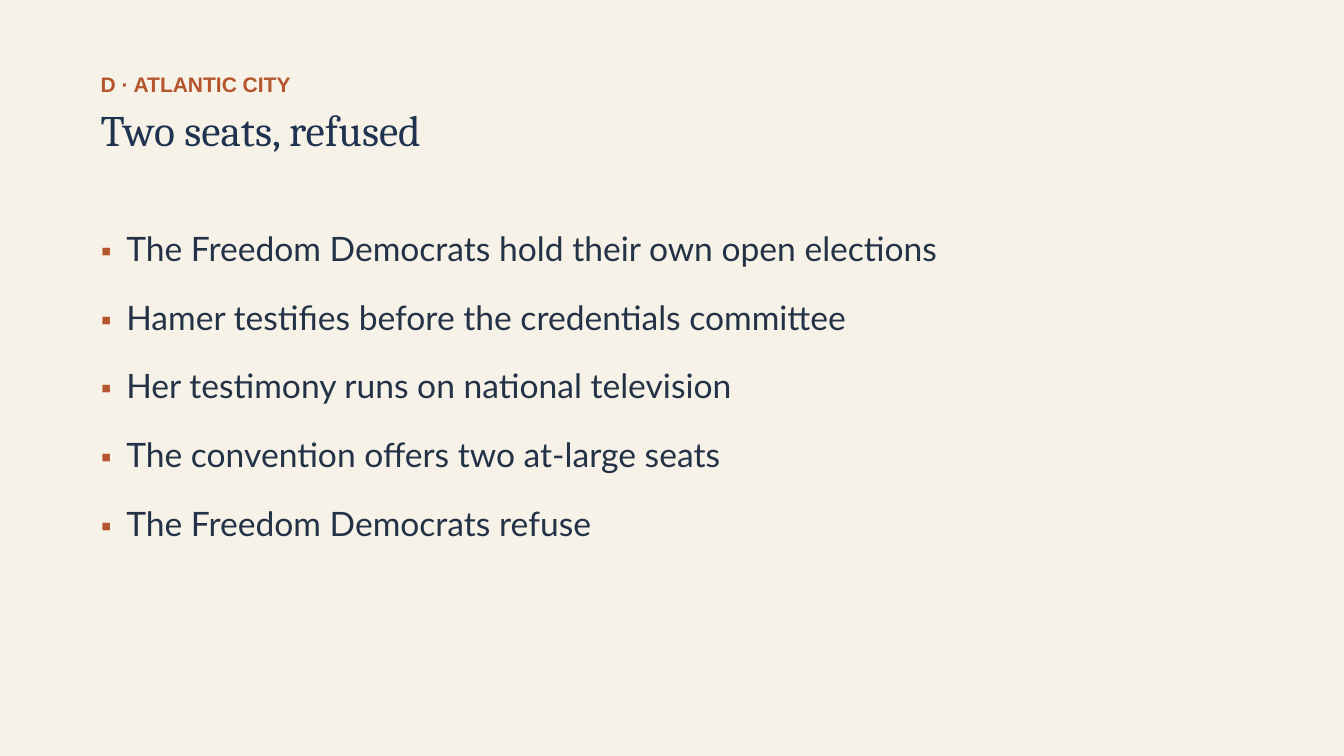
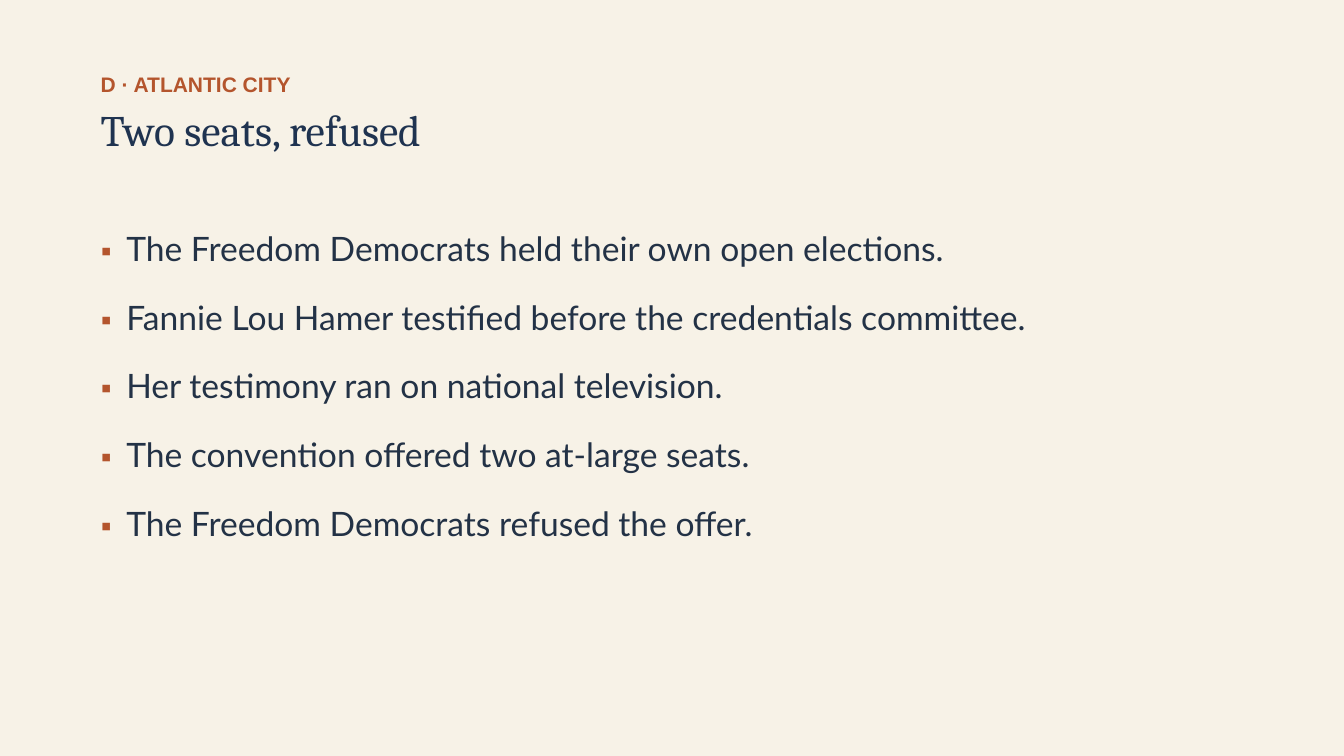
Before and after one commit to ab17gthb/humanities-curriculum-group, a slide deck: slide 14 of civil-rights/lesson-06/lesson-06-slides.pptx. Drawn at 1344x756 pixels with LibreOffice and Linux fonts; fonts in the diff are those of the drawing. Boxes give left, top, right and bottom in pixels: in the first picture for what was removed or moved away, otherwise in the second. Text is boxed around its words. In the diff, an @@ line names an element or a change of style, - is before the commit and + after.

```diff
--- a/civil-rights/lesson-06/lesson-06-slides.pptx
+++ b/civil-rights/lesson-06/lesson-06-slides.pptx
@@ text at bbox=[126, 236, 1025, 537]: text changed @@
-▪ The Freedom Democrats hold their own open elections
-▪ Hamer testifies before the credentials committee
-▪ Her testimony runs on national television
-▪ The convention offers two at-large seats
-▪ The Freedom Democrats refuse
+▪ The Freedom Democrats held their own open elections.
+▪ Fannie Lou Hamer testified before the credentials committee.
+▪ Her testimony ran on national television.
+▪ The convention offered two at-large seats.
+▪ The Freedom Democrats refused the offer.
```
Also in this commit, not shown: 9 other slides changed, 6 other files.
